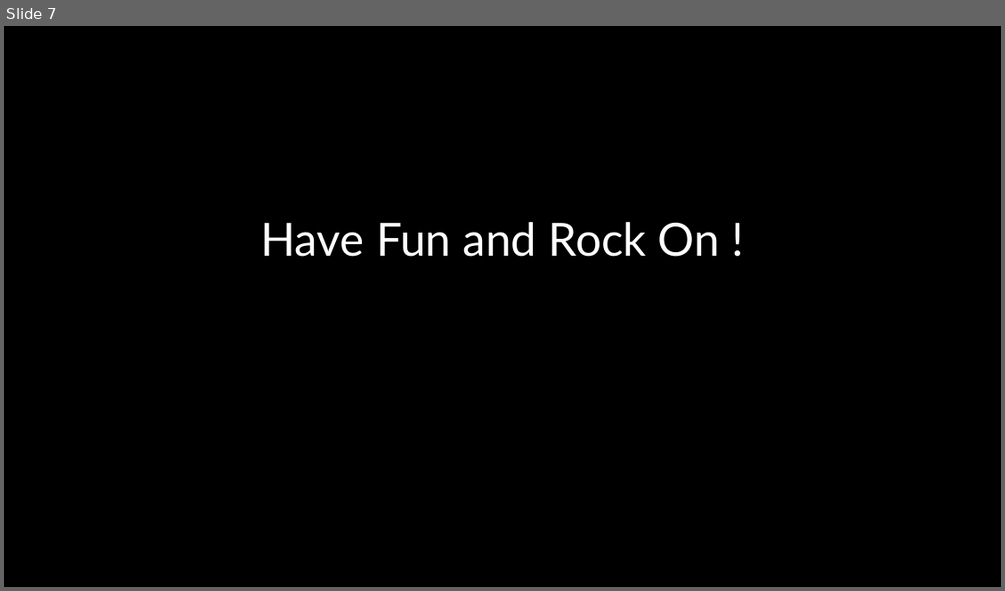
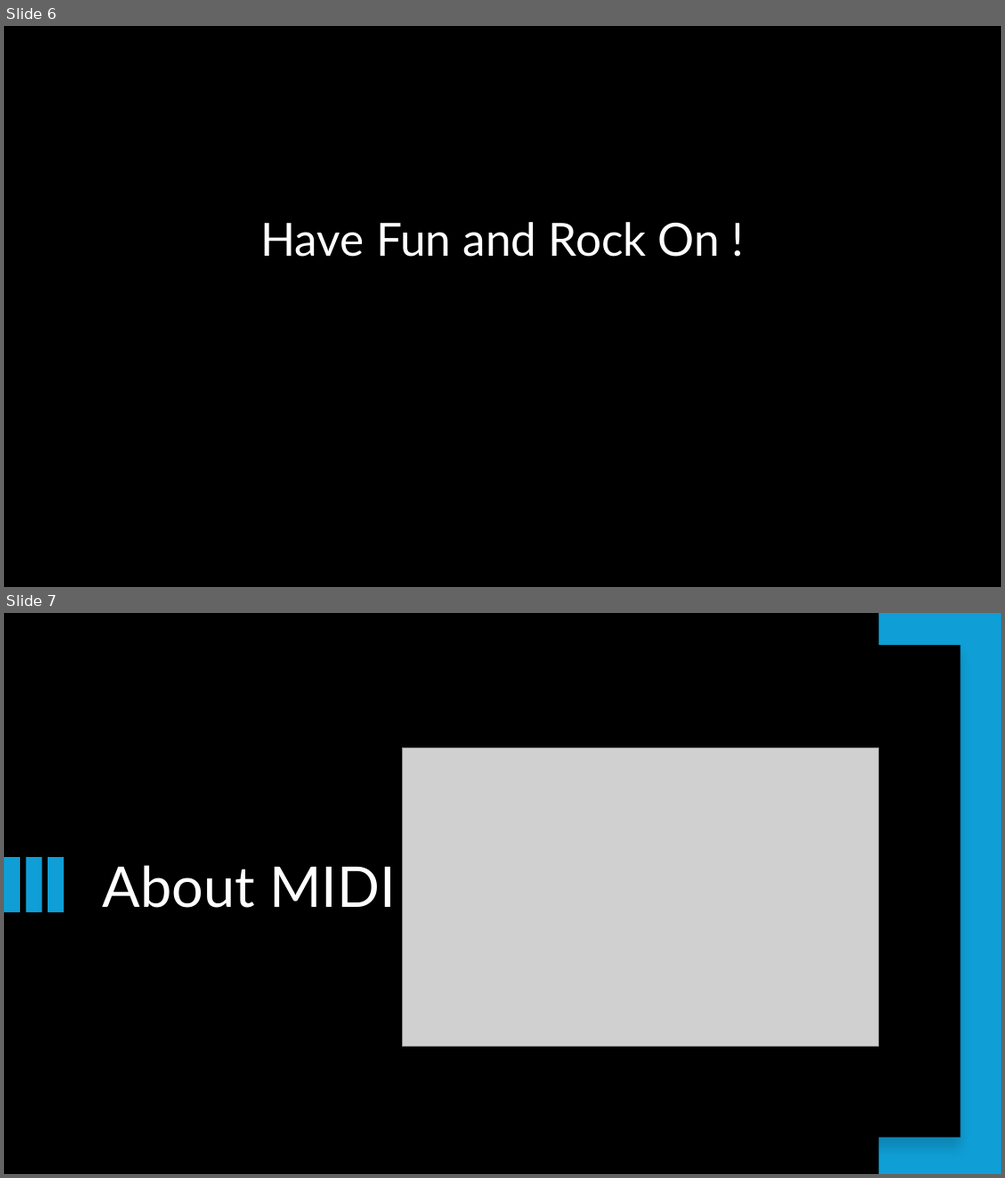
Before and after one commit to ichingxs4all/Midi-MusicVilla, a slide deck: Resonant_Frequencies_WS1/Resonant Frequencies WS1.pptx. Shown one above the other, each under a label of ours: slide 7 before the commit, slides 6 and 7 after it. The pictures are 1005x591 and 1005x1178 pixels, drawn with LibreOffice and Linux fonts; fonts in the diff are those of the drawing; grey boxes stand for pictures. Boxes give left, top, right and bottom in pixels: in the first picture for what was removed or moved away, otherwise in the second. Text is boxed around its words. In the diff, an @@ line names an element or a change of style, - is before the commit and + after.

```diff
--- a/Resonant_Frequencies_WS1/Resonant Frequencies WS1.pptx
+++ b/Resonant_Frequencies_WS1/Resonant Frequencies WS1.pptx
@@ slide 7 added at [4, 613, 1001, 1174], background #000000 @@
@@ rectangle added at [879, 613, 1001, 1174], fill #0F9ED5 @@
@@ rectangle added at [469, 645, 961, 1137], fill #000000 @@
@@ picture added at [403, 748, 879, 1046] @@
@@ rectangle added at [4, 857, 20, 912], fill #0F9ED5 @@
@@ rectangle added at [25, 857, 41, 912], fill #0F9ED5 @@
@@ rectangle added at [48, 857, 64, 912], fill #0F9ED5 @@
@@ title added at [103, 865, 396, 908], 54 pt, text #FFFFFF @@
+About MIDI
@@ what was slide 7 is now slide 6 @@
```
Also in this commit, not shown: 3 slides changed, 7 other slides added.
